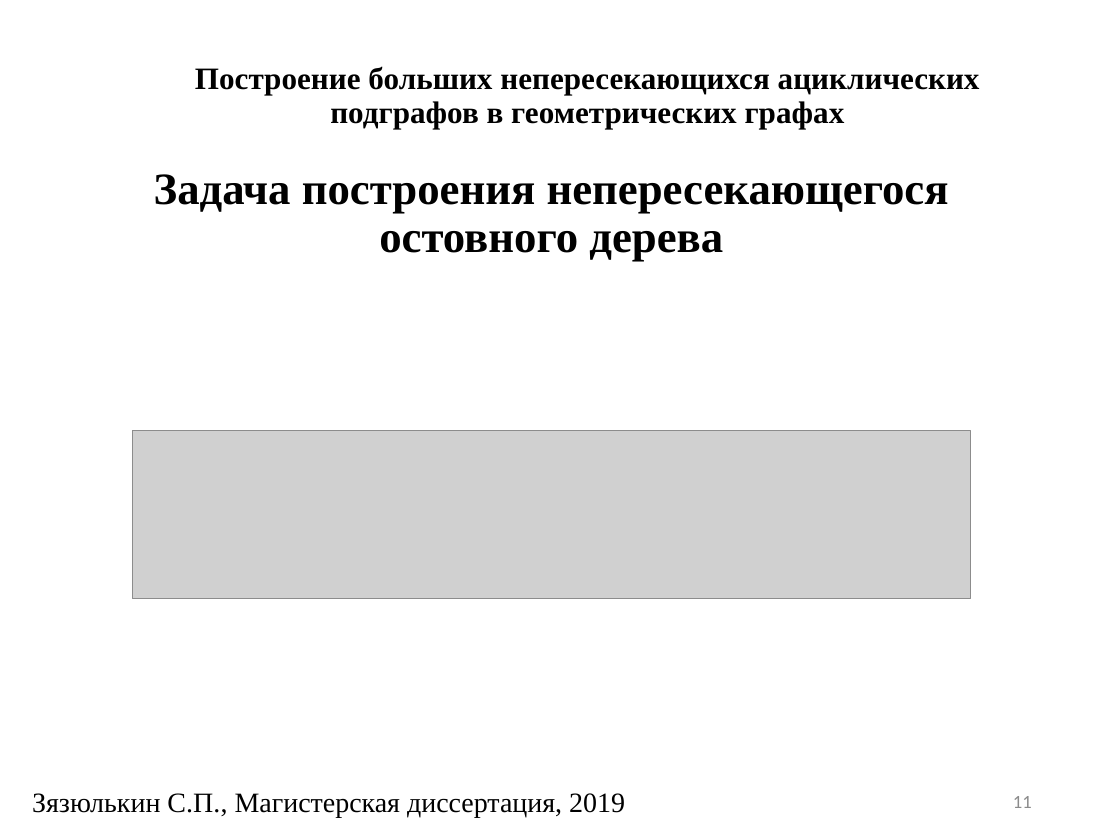
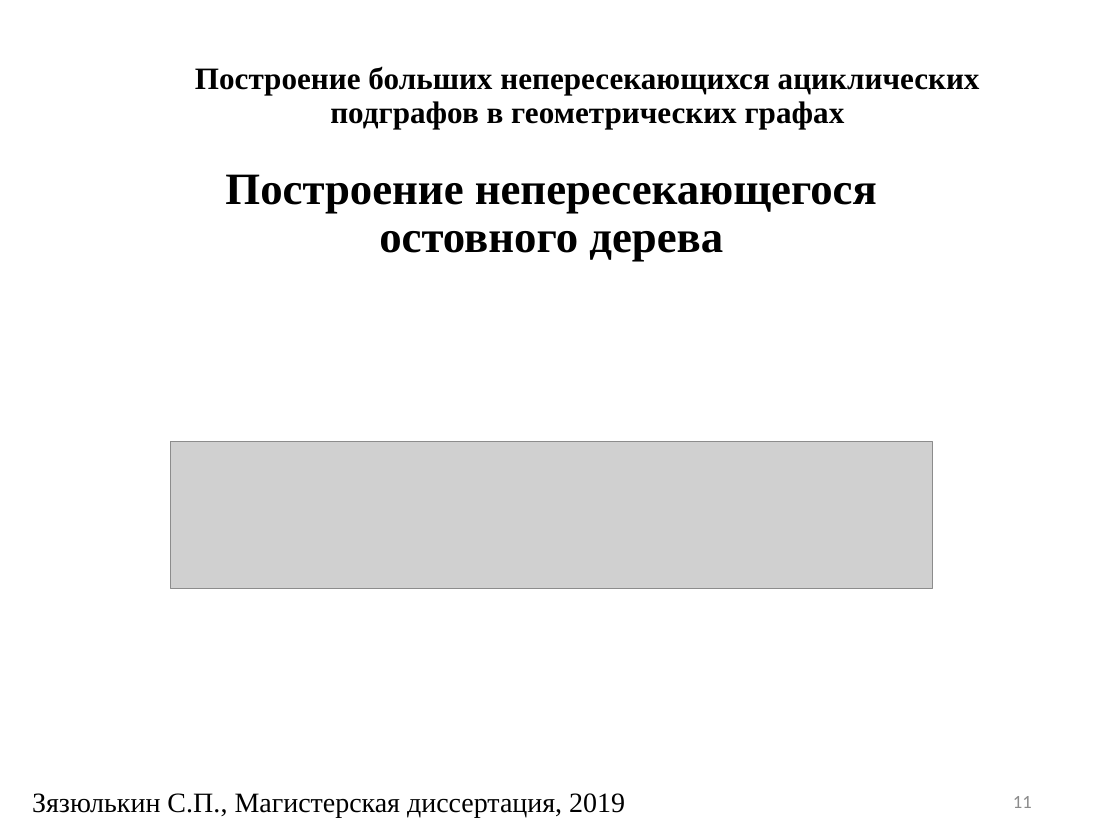
Before and after one commit to SergeyZyazyulkin/NonCrossingSubgraphs, a slide deck: slide 11 of docs/presentation.ppt. Drawn at 1120x840 pixels with LibreOffice and Linux fonts; fonts in the diff are those of the drawing; grey boxes stand for pictures; background and template pictures are left out. Boxes give left, top, right and bottom in pixels: in the first picture for what was removed or moved away, otherwise in the second. Text is boxed around its words. In the diff, an @@ line names an element or a change of style, - is before the commit and + after.

```diff
--- a/docs/presentation.ppt
+++ b/docs/presentation.ppt
@@ title at (225,174,877,262): text changed @@
-Задача построения непересекающегося остовного дерева
+Построение непересекающегося остовного дерева
@@ picture: place and size @@
-picture at (132,431,971,599)
+picture at (170,441,932,588)
```
Also in this commit, not shown: 16 other slides changed, 5 slides added, 3 other files.
